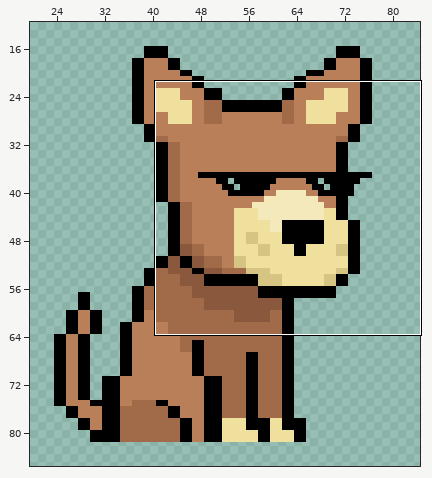
Two versions of one animated GIF sprite, Pictures/DawgGif(edited2).gif. Above: a wide view before the commit, with the close-up outlined.
Close-up. As it was:
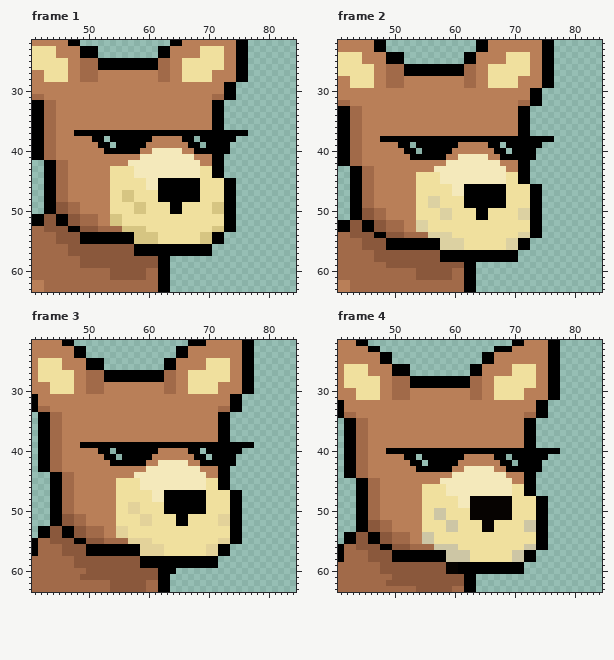
The file is 100x100 pixels, 6 frames. Colours within 5 levels of each other are drawn and written as one. Shown: frame 1: x 41..84, y 22..63; frame 2: x 41..84, y 22..63; frame 3: x 41..84, y 22..63; frame 4: x 41..84, y 22..63. The wide view leaves out empty margins. The commit also changed other frames or places, which this record leaves out.
After:
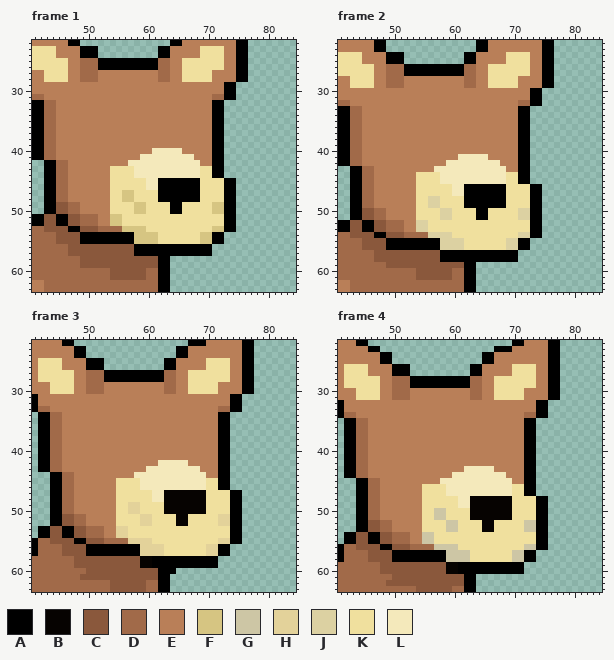
Palette (. is transparent): A #000000  B #060301  C #8a583c  D #a16a49  E #b97f58  F #d6c582  G #cdc6a5  H #e3d29a  J #dcd1a2  K #f0e09e  L #f4e9bb
The edit:
Changed rows in their new state; - is an unchanged pixel.
Frame 1:
first column x 48:
37 EEEEEEEEEEEEEEEEEEEEEEE--....
38 ---EEEEEEEEEE-----EEEEE--..--
39 ----EEEEEEEE-------EEEE--.---
40 -----EEEEEE---------EEE--.---
Frame 2:
first column x 48:
38 EEEEEEEEEEEEEEEEEEEEEEE--....
39 ---EEEEEEEEEE-----EEEEE--..--
40 ----EEEEEEEE-------EEEE--.---
41 -----EEEEEE---------EEE--.---
Frame 3:
first column x 49:
39 EEEEEEEEEEEEEEEEEEEEEEE--....
40 ---EEEEEEEEEE-----EEEEE--..--
41 ----EEEEEEEE-------EEEE--.---
42 -----EEEEEE---------EEE--.---
first column x 63:
47 BBBBBBB
48 BBBBBBB
49 BBBBBBB
50 BBBBBBB
51 --BB---
52 --BB---
first column x 59:
58 BB
59 BB
Frame 4:
first column x 49:
40 EEEEEEEEEEEEEEEEEEEEEEE--....
41 ---EEEEEEEEEE-----EEEEE--..--
42 ----EEEEEEEE-------EEEE--.---
43 -----EEEEEE---------EEE--.---
